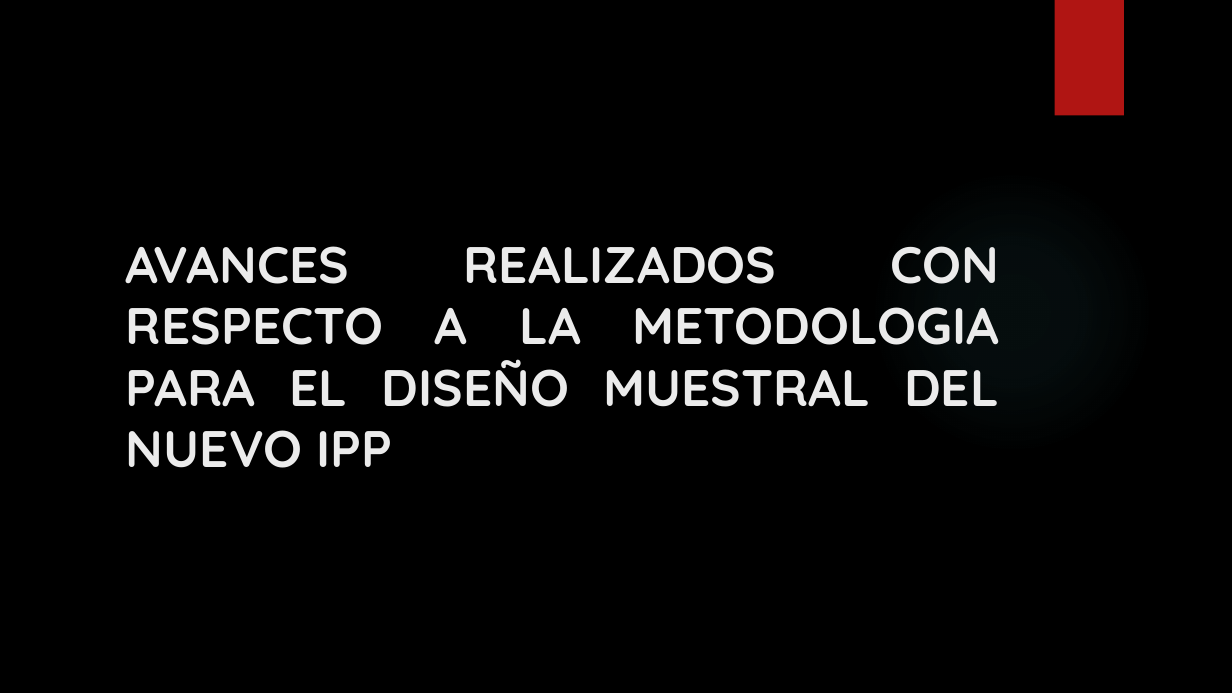
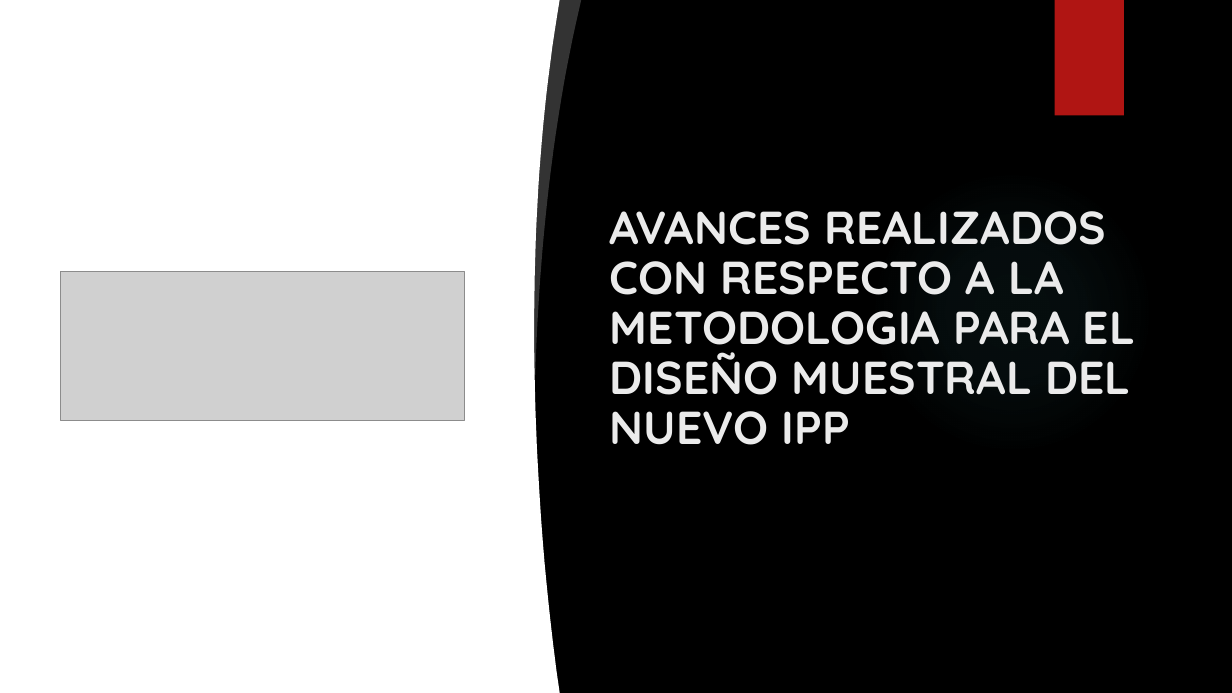
Before and after one commit to ohmar2023/IPP-2023, a slide deck: slide 1 of PRODUCTOS/INFORMES/AVANCES REALIZADOS CON RESPECTO A LA METODOLOGIA PARA.pptx. Drawn at 1232x693 pixels with LibreOffice and Linux fonts; fonts in the diff are those of the drawing; grey boxes stand for pictures; background and template pictures are left out. Boxes give left, top, right and bottom in pixels: in the first picture for what was removed or moved away, otherwise in the second. Text is boxed around its words. In the diff, an @@ line names an element or a change of style, - is before the commit and + after.

```diff
--- a/PRODUCTOS/INFORMES/AVANCES REALIZADOS CON RESPECTO A LA METODOLOGIA PARA.pptx
+++ b/PRODUCTOS/INFORMES/AVANCES REALIZADOS CON RESPECTO A LA METODOLOGIA PARA.pptx
@@ freeform shape added at <box>0,0,560,693</box>, fill #FFFFFF @@
@@ freeform shape added at <box>525,0,581,375</box>, fill #FFFFFF at 20% opacity @@
@@ title "AVANCES REALIZADOS CON RESPECTO A ...": place and size @@
-title "AVANCES REALIZADOS CON RESPECTO A ..." at <box>126,246,999,468</box>
+title "AVANCES REALIZADOS CON RESPECTO A ..." at <box>610,211,1135,445</box>
@@ title "AVANCES REALIZADOS CON RESPECTO A ..." at <box>610,211,1135,445</box>: size 40 to 36 pt; alignment justified to left; line spacing 1 to 0.9 @@
@@ picture added at <box>61,272,465,421</box> @@
```
Also in this commit, not shown: 4 other slides changed.
